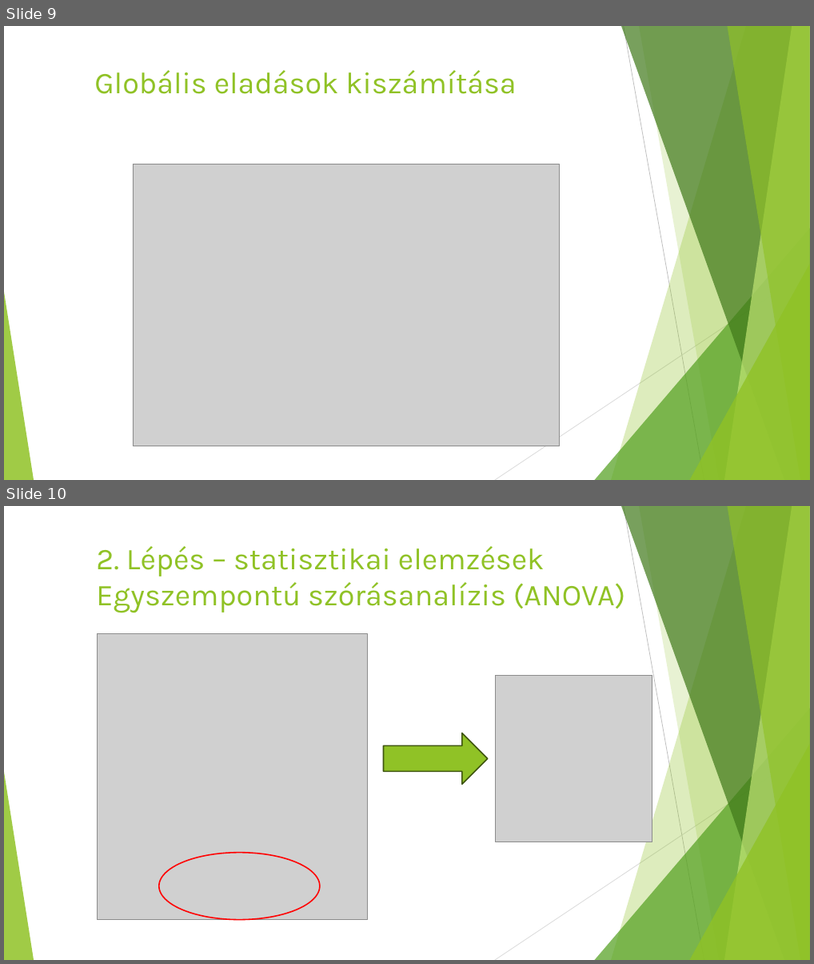
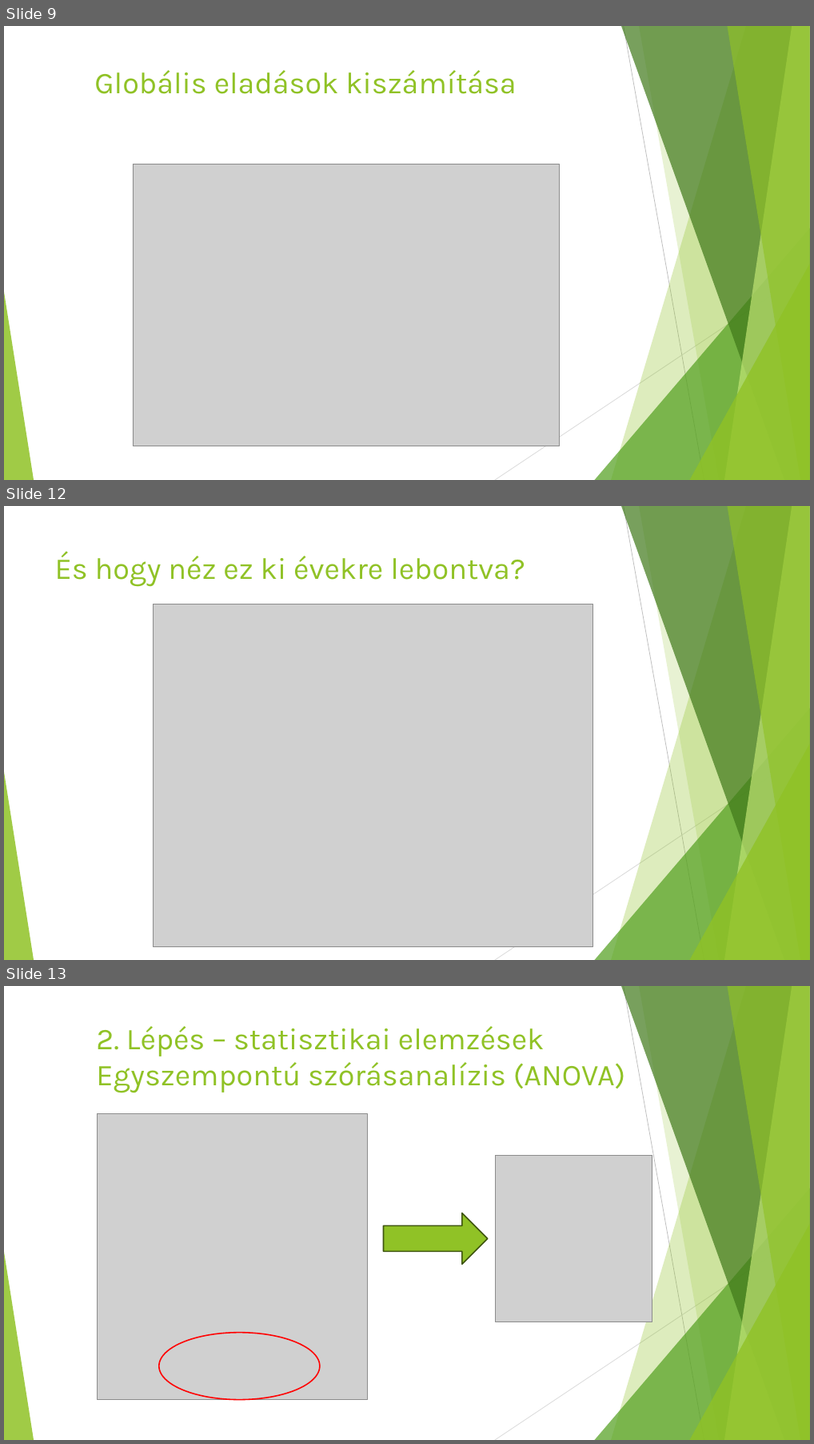
Before and after one commit to lacithelaci/oktatas, a slide deck: egyetemi_feleves_cuccok/4_szemeszter/üzleti_intelligencia/prezentáció.pptx. Shown one above the other, each under a label of ours: slides 9 and 10 before the commit, slides 9, 12 and 13 after it; the slides between them are not shown. The pictures are 814x964 and 814x1444 pixels, drawn with LibreOffice and Linux fonts; fonts in the diff are those of the drawing; grey boxes stand for pictures. Boxes give left, top, right and bottom in pixels: in the first picture for what was removed or moved away, otherwise in the second. Text is boxed around its words. In the diff, an @@ line names an element or a change of style, - is before the commit and + after.

```diff
--- a/egyetemi_feleves_cuccok/4_szemeszter/üzleti_intelligencia/prezentáció.pptx
+++ b/egyetemi_feleves_cuccok/4_szemeszter/üzleti_intelligencia/prezentáció.pptx
@@ slide 12 added at <box>4,506,810,960</box>, background #FFFFFF; not listed: 10 template elements that a slide beside it also shows @@
@@ title added at <box>55,552,526,587</box>, 36 pt, text #90C226 @@
+És hogy néz ez ki évekre lebontva?
@@ picture added at <box>154,604,594,947</box> @@
@@ what was slide 10 is now slide 13 @@
```
Also in this commit, not shown: 1 slide changed, 9 other slides added, 1 slide removed, 1 other file.
